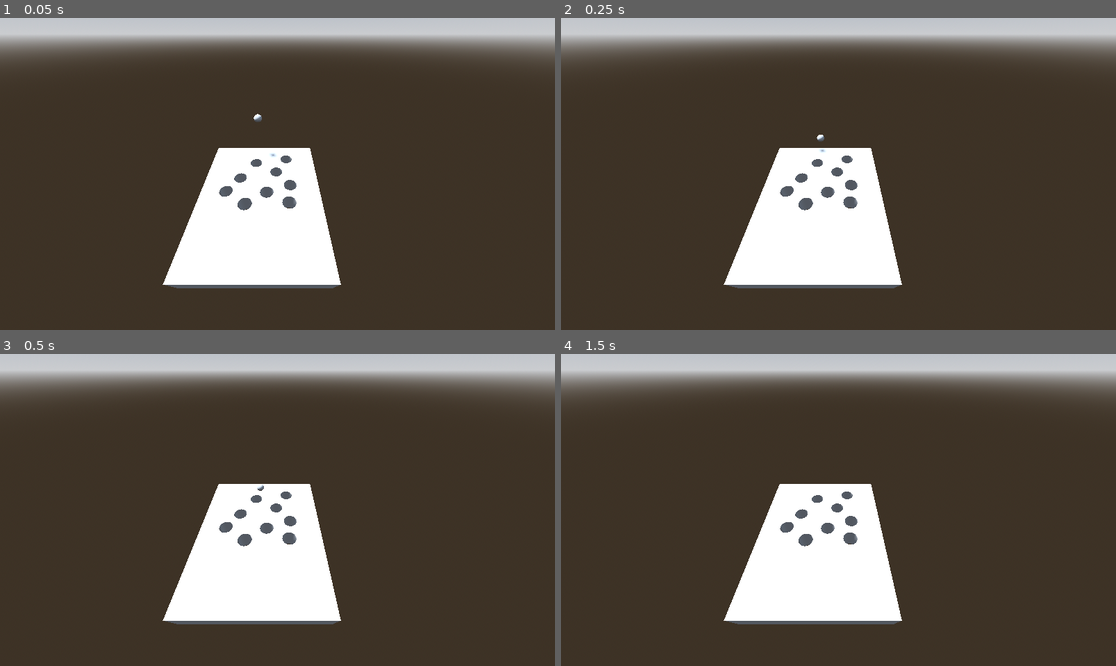
Above: before the commit, frames 1-4 (two rows, left to right).
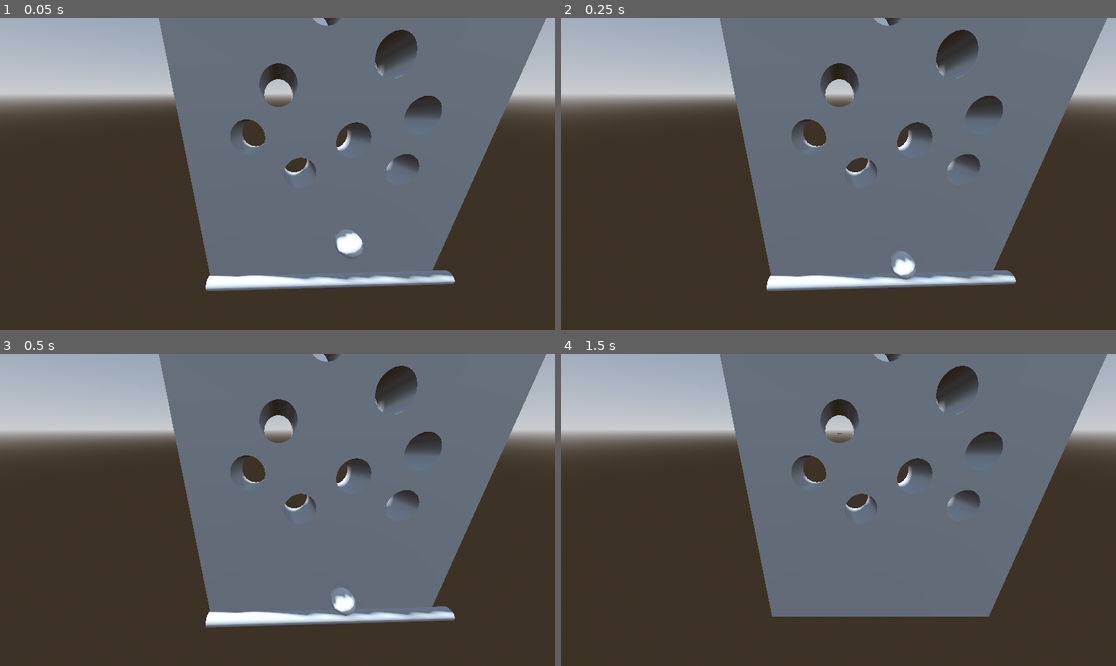
Above: after the commit, the same moments.

Repository: theconmen/ice-cold-beer
Game: Godot game, scene res://root.tscn
Two runs of this game, one before a commit and one after it. Both use one fixed random seed, a clock stepped at 60 frames per second and the inputs below.
Inputs:
- Up to frame 1 (0.05 s): no input
- Up to frame 2 (0.25 s): no input
- Up to frame 3 (0.5 s): no input
- Up to frame 4 (1.5 s): hold W (move_up, bound only after the commit) 0.53-1.28 s

The runs differ from the first frame. In frame 1, 56% of the frame differs, in the area x 0-100%, y 0-88%; in frame 2, 56%; in frame 3, 56%; in frame 4, 56%.

Commit message:
Redid bar to be able to move some

Diff:
--- /dev/null
+++ b/bar.gd
@@ -0,0 +1,6 @@
+extends RigidBody3D
+
+
+func _physics_process(delta: float) -> void:
+	if Input.is_action_pressed('move_up'):
+		position.x += 1
--- a/project.godot
+++ b/project.godot
@@ -15,6 +15,14 @@
 config/features=PackedStringArray("4.4", "GL Compatibility")
 config/icon="res://icon.svg"
 
+[input]
+
+move_up={
+"deadzone": 0.2,
+"events": [Object(InputEventKey,"resource_local_to_scene":false,"resource_name":"","device":-1,"window_id":0,"alt_pressed":false,"shift_pressed":false,"ctrl_pressed":false,"meta_pressed":false,"pressed":false,"keycode":0,"physical_keycode":87,"key_label":0,"unicode":119,"location":0,"echo":false,"script":null)
+]
+}
+
 [physics]
 
 3d/physics_engine="Jolt Physics"
--- a/root.tscn
+++ b/root.tscn
@@ -1,7 +1,8 @@
-[gd_scene load_steps=13 format=3 uid="uid://c4ktdaw50xfjp"]
+[gd_scene load_steps=15 format=3 uid="uid://c4ktdaw50xfjp"]
 
 [ext_resource type="Script" uid="uid://dcrkeho0w7ocl" path="res://camera_3d.gd" id="1_pq8q7"]
 [ext_resource type="Script" uid="uid://ds2yavihudyce" path="res://game_board.gd" id="2_pyidc"]
+[ext_resource type="Script" uid="uid://yxcwfkk0n0bv" path="res://bar.gd" id="2_vvh5c"]
 
 [sub_resource type="ProceduralSkyMaterial" id="ProceduralSkyMaterial_vho56"]
 sky_horizon_color = Color(0.662243, 0.671743, 0.686743, 1)
@@ -26,6 +27,11 @@
 height = 1.348
 radius = 0.034
 
+[sub_resource type="CylinderMesh" id="CylinderMesh_pyidc"]
+top_radius = 0.034
+bottom_radius = 0.034
+height = 1.348
+
 [sub_resource type="PhysicsMaterial" id="PhysicsMaterial_pyidc"]
 
 [sub_resource type="SphereShape3D" id="SphereShape3D_vvh5c"]
@@ -40,7 +46,7 @@
 [node name="World" type="Node3D" parent="."]
 
 [node name="Camera3D" type="Camera3D" parent="World"]
-transform = Transform3D(-3.6908e-08, 0.671681, -0.74084, 2.34198e-08, 0.74084, 0.671681, 1, 7.44007e-09, -4.30736e-08, 7.1464, 1.39216, 0.198849)
+transform = Transform3D(-4.16324e-08, 0.462398, -0.886672, 1.33202e-08, 0.886672, 0.462398, 1, 7.44008e-09, -4.30736e-08, -0.236177, 1.97145, -0.265294)
 fov = 90.6256
 script = ExtResource("1_pq8q7")
 
@@ -68,15 +74,15 @@
 transform = Transform3D(1, 0, 0, 0, 1, 0, 0, 0, 1, 0.00802624, 0.00398338, 0.000215888)
 mass = 100.0
 gravity_scale = 0.0
-
-[node name="CSGCylinder3D" type="CSGCylinder3D" parent="Bar"]
-transform = Transform3D(0.998496, 0.038612, -0.0389147, -0.0379598, -0.025163, -0.998962, -0.0395511, 0.998937, -0.0236594, 0.242135, 1.05113, 0.0377549)
-radius = 0.034
-height = 1.348
+script = ExtResource("2_vvh5c")
 
 [node name="CollisionShape3D" type="CollisionShape3D" parent="Bar"]
 transform = Transform3D(0.998268, 0.0378924, -0.0387506, -0.0378176, -0.0250309, -0.998709, -0.0388236, 0.998706, -0.0235607, 0.242, 1.051, 0.038)
 shape = SubResource("CylinderShape3D_pq8q7")
+
+[node name="MeshInstance3D" type="MeshInstance3D" parent="Bar"]
+transform = Transform3D(0.998529, 0.0379024, -0.0387608, -0.0378275, -0.0250375, -0.998971, -0.0388338, 0.998968, -0.0235669, 0.242, 1.051, 0.038)
+mesh = SubResource("CylinderMesh_pyidc")
 
 [node name="GameBoard" type="CSGCombiner3D" parent="."]
 transform = Transform3D(1, 0, 0, 0, 1, 0, 0, 0, 1, 0.0323042, 0.0238165, -0.0232814)
Not shown, added: bar.gd.uid
